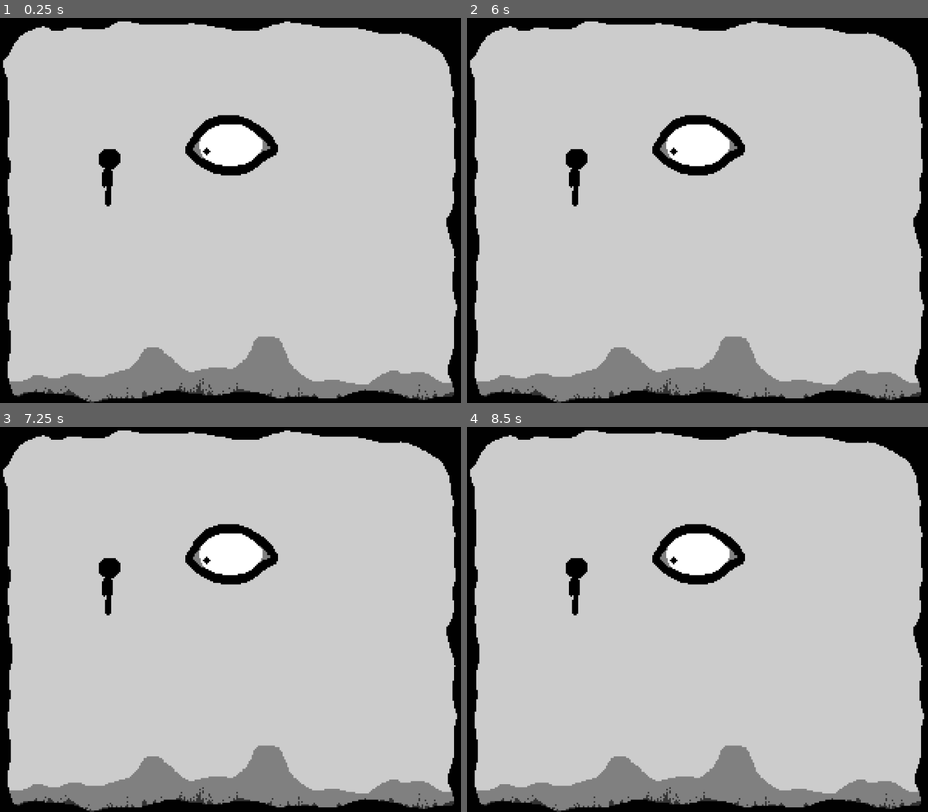
Above: before the commit, frames 1-4 (two rows, left to right).
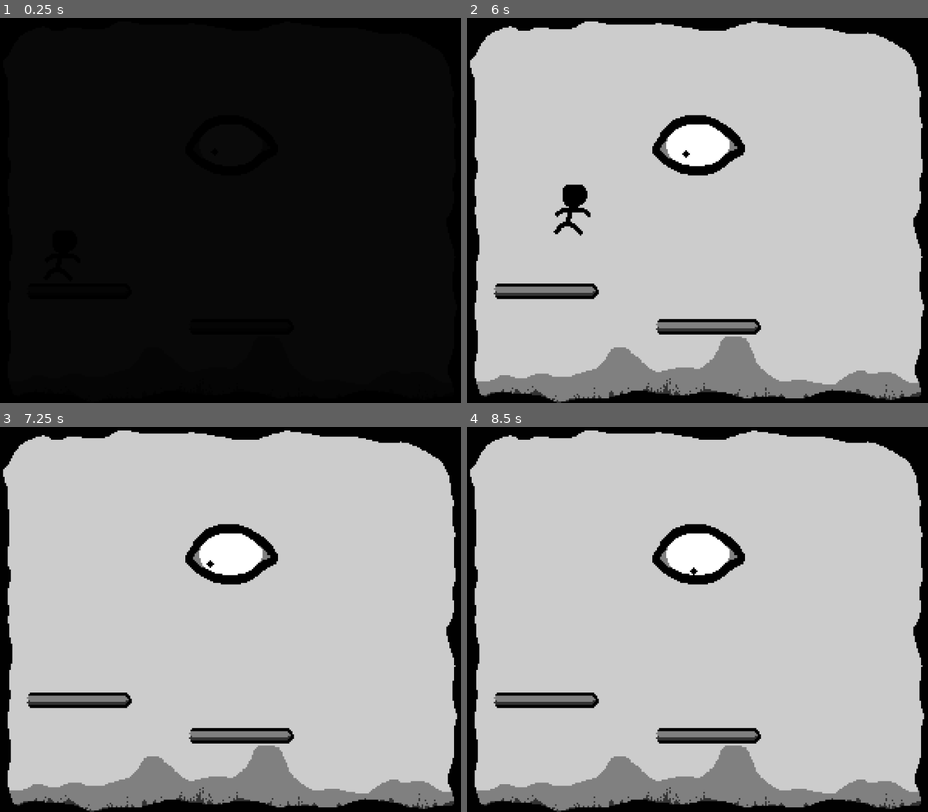
Above: after the commit, the same moments.

Repository: optimisticlucio/sightstep
Game: Godot game, scene res://scenes/test_scene.tscn
Two runs of this game, one before a commit and one after it. Both use one fixed random seed, a clock stepped at 60 frames per second and the inputs below.
Inputs:
- Up to frame 1 (0.25 s): no input
- Up to frame 2 (6 s): tap Enter at 0.5, 2, 3.5 s; hold Space (jump) 0.53-1.28 s; hold D (right) 0.53-2.03 s; tap Space (jump) at 1.35, 1.52, 1.82, 2.85, 3.02, 3.32, 4.35, 4.52, 4.82, 5.85 s; hold A (left) 2.03-2.78 s; hold Space (jump) 2.03-2.78 s; hold D (right) 2.78-4.28 s; hold Space (jump) 3.53-4.28 s; hold A (left) 4.28-5.03 s; hold D (right) 5.03-5.78 s; hold Space (jump) 5.03-5.78 s; hold A (left) from 5.78 s (still down)
- Up to frame 3 (7.25 s): keep holding A (left); tap Space (jump) at 6.02, 6.32 s; hold Space (jump) from 6.53 s (still down)
- Up to frame 4 (8.5 s): release A (left) at 7.28 s; release Space (jump) at 7.28 s; hold D (right) from 7.28 s (still down); tap Space (jump) at 7.35, 7.52, 7.82 s; hold Space (jump) from 8.03 s (still down)

The runs differ from the first frame. In frame 1, 90% of the frame differs, in the area x 0-100%, y 0-100%; in frame 2, 2.6%; in frame 3, 2.2%; in frame 4, 2.2%.

Commit message:
more progress

Diff:
--- /dev/null
+++ b/scenes/audio_handler.tscn
@@ -0,0 +1,121 @@
+[gd_scene load_steps=7 format=3 uid="uid://dhiqw3h85hlb0"]
+
+[ext_resource type="Script" uid="uid://cqg07x8bts80s" path="res://scripts/audio_handler.gd" id="1_7fwcy"]
+[ext_resource type="AudioStream" uid="uid://ddluak1lhir18" path="res://assets/sfx/air_extractor_fan.wav" id="1_m0grf"]
+[ext_resource type="AudioStream" uid="uid://gy6ch0lns5cr" path="res://assets/sfx/flourescent_light.wav" id="2_7fwcy"]
+
+[sub_resource type="Animation" id="Animation_7fwcy"]
+length = 0.001
+tracks/0/type = "value"
+tracks/0/imported = false
+tracks/0/enabled = true
+tracks/0/path = NodePath("AirExtractorFan:volume_db")
+tracks/0/interp = 1
+tracks/0/loop_wrap = true
+tracks/0/keys = {
+"times": PackedFloat32Array(0),
+"transitions": PackedFloat32Array(1),
+"update": 0,
+"values": [-30.0]
+}
+
+[sub_resource type="Animation" id="Animation_m0grf"]
+resource_name = "light_flicker"
+length = 10.0
+step = 0.01
+tracks/0/type = "audio"
+tracks/0/imported = false
+tracks/0/enabled = true
+tracks/0/path = NodePath("LightHandler/light_noise")
+tracks/0/interp = 1
+tracks/0/loop_wrap = true
+tracks/0/keys = {
+"clips": [{
+"end_offset": 0.0,
+"start_offset": 0.0,
+"stream": ExtResource("2_7fwcy")
+}],
+"times": PackedFloat32Array(0)
+}
+tracks/0/use_blend = true
+tracks/1/type = "method"
+tracks/1/imported = false
+tracks/1/enabled = true
+tracks/1/path = NodePath(".")
+tracks/1/interp = 1
+tracks/1/loop_wrap = true
+tracks/1/keys = {
+"times": PackedFloat32Array(0.471343, 0.657972, 0.756688, 0.790179, 0.954837, 1.01141, 1.14134, 1.35219, 1.45052, 1.6261, 1.95359, 7.28751),
+"transitions": PackedFloat32Array(1, 1, 1, 1, 1, 1, 1, 1, 1, 1, 1, 1),
+"values": [{
+"args": [],
+"method": &"lights_on"
+}, {
+"args": [],
+"method": &"lights_off"
+}, {
+"args": [],
+"method": &"lights_on"
+}, {
+"args": [],
+"method": &"lights_off"
+}, {
+"args": [],
+"method": &"lights_on"
+}, {
+"args": [],
+"method": &"lights_off"
+}, {
+"args": [],
+"method": &"lights_on"
+}, {
+"args": [],
+"method": &"lights_off"
+}, {
+"args": [],
+"method": &"lights_on"
+}, {
+"args": [],
+"method": &"lights_off"
+}, {
+"args": [],
+"method": &"lights_on"
+}, {
+"args": [],
+"method": &"lights_off"
+}]
+}
+tracks/2/type = "value"
+tracks/2/imported = false
+tracks/2/enabled = true
+tracks/2/path = NodePath("AirExtractorFan:volume_db")
+tracks/2/interp = 1
+tracks/2/loop_wrap = true
+tracks/2/keys = {
+"times": PackedFloat32Array(1.28798, 7.29186),
+"transitions": PackedFloat32Array(1.56917, 1),
+"update": 0,
+"values": [-40.0, -35.0]
+}
+
+[sub_resource type="AnimationLibrary" id="AnimationLibrary_wtsjf"]
+_data = {
+&"RESET": SubResource("Animation_7fwcy"),
+&"light_flicker": SubResource("Animation_m0grf")
+}
+
+[node name="audio_handler" type="Node2D"]
+script = ExtResource("1_7fwcy")
+
+[node name="AirExtractorFan" type="AudioStreamPlayer" parent="."]
+stream = ExtResource("1_m0grf")
+volume_db = -30.0
+autoplay = true
+
+[node name="LightHandler" type="AnimationPlayer" parent="."]
+libraries = {
+&"": SubResource("AnimationLibrary_wtsjf")
+}
+
+[node name="light_noise" type="AudioStreamPlayer" parent="LightHandler"]
+volume_db = -4.0
--- /dev/null
+++ b/scenes/game_manager.tscn
@@ -0,0 +1,6 @@
+[gd_scene load_steps=2 format=3 uid="uid://5m7i5gv57be"]
+
+[ext_resource type="Script" uid="uid://dq6ikc4h4yhho" path="res://scripts/game_manager.gd" id="1_hwd4i"]
+
+[node name="GameManager" type="Node"]
+script = ExtResource("1_hwd4i")
--- a/scenes/player.tscn
+++ b/scenes/player.tscn
@@ -1,7 +1,8 @@
-[gd_scene load_steps=8 format=3 uid="uid://blwjndffwixjc"]
+[gd_scene load_steps=11 format=3 uid="uid://blwjndffwixjc"]
 
 [ext_resource type="Texture2D" uid="uid://cbjtrm18y5j84" path="res://assets/img/character_spritesheet.png" id="1_3vyb7"]
 [ext_resource type="Script" uid="uid://dh0ii4q4qr5jf" path="res://scripts/player.gd" id="1_g2els"]
+[ext_resource type="AudioStream" uid="uid://bacjhy7c5p8mj" path="res://assets/sfx/steps.ogg" id="3_qhqgy"]
 
 [sub_resource type="AtlasTexture" id="AtlasTexture_qhqgy"]
 atlas = ExtResource("1_3vyb7")
@@ -11,9 +12,17 @@
 atlas = ExtResource("1_3vyb7")
 region = Rect2(0, 0, 24, 42)
 
+[sub_resource type="AtlasTexture" id="AtlasTexture_tuyoq"]
+atlas = ExtResource("1_3vyb7")
+region = Rect2(0, 42, 24, 42)
+
 [sub_resource type="AtlasTexture" id="AtlasTexture_dqkch"]
 atlas = ExtResource("1_3vyb7")
 region = Rect2(24, 0, 24, 42)
+
+[sub_resource type="AtlasTexture" id="AtlasTexture_qlg0r"]
+atlas = ExtResource("1_3vyb7")
+region = Rect2(48, 0, 24, 42)
 
 [sub_resource type="SpriteFrames" id="SpriteFrames_qhqgy"]
 animations = [{
@@ -35,6 +44,14 @@
 }, {
 "frames": [{
 "duration": 1.0,
+"texture": SubResource("AtlasTexture_tuyoq")
+}],
+"loop": true,
+"name": &"hop",
+"speed": 5.0
+}, {
+"frames": [{
+"duration": 1.0,
 "texture": SubResource("AtlasTexture_g2els")
 }],
 "loop": true,
@@ -48,6 +65,14 @@
 "loop": true,
 "name": &"look_up",
 "speed": 5.0
+}, {
+"frames": [{
+"duration": 1.0,
+"texture": SubResource("AtlasTexture_qlg0r")
+}],
+"loop": true,
+"name": &"walk_right",
+"speed": 5.0
 }]
 
 [sub_resource type="CapsuleShape2D" id="CapsuleShape2D_3vyb7"]
@@ -59,10 +84,11 @@
 
 [node name="AnimatedSprite2D" type="AnimatedSprite2D" parent="."]
 sprite_frames = SubResource("SpriteFrames_qhqgy")
-animation = &"idle"
+autoplay = "default"
 
 [node name="CollisionShape2D" type="CollisionShape2D" parent="."]
 position = Vector2(0, 2)
 shape = SubResource("CapsuleShape2D_3vyb7")
 
 [node name="AudioStreamPlayer" type="AudioStreamPlayer2D" parent="."]
+stream = ExtResource("3_qhqgy")
--- /dev/null
+++ b/scenes/single_floor.tscn
@@ -0,0 +1,14 @@
+[gd_scene load_steps=3 format=3 uid="uid://dajby8g5mfyii"]
+
+[ext_resource type="Texture2D" uid="uid://c638pvljusp1" path="res://assets/img/floor.png" id="1_8g3xg"]
+
+[sub_resource type="RectangleShape2D" id="RectangleShape2D_8g3xg"]
+size = Vector2(68, 10)
+
+[node name="SingleFloor" type="StaticBody2D"]
+
+[node name="Floor" type="Sprite2D" parent="."]
+texture = ExtResource("1_8g3xg")
+
+[node name="CollisionShape2D" type="CollisionShape2D" parent="."]
+shape = SubResource("RectangleShape2D_8g3xg")
--- a/scenes/test_scene.tscn
+++ b/scenes/test_scene.tscn
@@ -1,11 +1,20 @@
-[gd_scene load_steps=5 format=3 uid="uid://cpn56ahbw385k"]
+[gd_scene load_steps=8 format=3 uid="uid://cpn56ahbw385k"]
 
+[ext_resource type="PackedScene" uid="uid://5m7i5gv57be" path="res://scenes/game_manager.tscn" id="1_3qnke"]
 [ext_resource type="Texture2D" uid="uid://chrdbqa8noup2" path="res://assets/img/backwall.png" id="1_j8ivh"]
 [ext_resource type="PackedScene" uid="uid://4llooyp2638m" path="res://scenes/eyeball.tscn" id="2_7ddre"]
 [ext_resource type="Texture2D" uid="uid://crf7umrvm2upo" path="res://assets/img/overlay.png" id="2_nd71p"]
 [ext_resource type="PackedScene" uid="uid://blwjndffwixjc" path="res://scenes/player.tscn" id="4_7ddre"]
+[ext_resource type="PackedScene" uid="uid://dhiqw3h85hlb0" path="res://scenes/audio_handler.tscn" id="5_qjeyg"]
+[ext_resource type="PackedScene" uid="uid://dajby8g5mfyii" path="res://scenes/single_floor.tscn" id="6_wtsjf"]
 
 [node name="TestScene" type="Node2D"]
+
+[node name="GameManager" parent="." node_paths=PackedStringArray("lights_handler", "player", "evil_thing", "blackout_rect") instance=ExtResource("1_3qnke")]
+lights_handler = NodePath("../AudioHandler")
+player = NodePath("../Player")
+evil_thing = NodePath("../Eyeball")
+blackout_rect = NodePath("../BlackoutRect")
 
 [node name="Backwall" type="Sprite2D" parent="."]
 scale = Vector2(3, 3)
@@ -18,10 +27,27 @@
 player = NodePath("../Player")
 
 [node name="Player" parent="." instance=ExtResource("4_7ddre")]
-position = Vector2(213, 305)
+position = Vector2(120, 377)
 scale = Vector2(3, 3)
 
 [node name="Overlay" type="Sprite2D" parent="."]
 scale = Vector2(3, 3)
 texture = ExtResource("2_nd71p")
 centered = false
+
+[node name="SingleFloor2" parent="." instance=ExtResource("6_wtsjf")]
+position = Vector2(469, 602)
+scale = Vector2(3, 3)
+
+[node name="SingleFloor" parent="." instance=ExtResource("6_wtsjf")]
+position = Vector2(154, 533)
+scale = Vector2(3, 3)
+
+[node name="AudioHandler" parent="." instance=ExtResource("5_qjeyg")]
+
+[node name="BlackoutRect" type="ColorRect" parent="."]
+offset_left = -5.0
+offset_top = -6.0
+offset_right = 904.0
+offset_bottom = 753.0
+color = Color(0, 0, 0, 0.960784)
--- /dev/null
+++ b/scripts/audio_handler.gd
@@ -0,0 +1,23 @@
+class_name LightsHandler
+extends Node2D
+
+var lights_off_function: Callable;
+var lights_on_function: Callable;
+
+var lights_are_on: bool = false;
+
+@onready var animation_handler: AnimationPlayer = $LightHandler;
+
+# Supposed to be ran when the lights are turned on
+func lights_on():
+	lights_on_function.call();
+	lights_are_on = true;
+
+# Supposed to be ran when the lights are turned off
+func lights_off():
+	lights_off_function.call();
+	lights_are_on = false;
+
+# Starts the lights on animation.
+func turn_lights_on():
+	animation_handler.play("light_flicker");
--- a/scripts/eyeball.gd
+++ b/scripts/eyeball.gd
@@ -10,9 +10,9 @@
 # Aligns the eyeball to look at the player's current location.
 func align_eyeball():
 	# This limit is because the sprite dimensions are larger than the actual eyeball.
-	var length_limit = 14;
+	var length_limit = 11;
 	# Dampener gives false feeling of distance in cases where the player is right next to the eyeball
-	var vector_dampener = 0.8;
+	var vector_dampener = 0.1;
 
 	var eyeball_height = $Eyeball.texture.get_height() * $Eyeball.scale.y * self.scale.y;
 	var eyeball_width = $Eyeball.texture.get_width() * $Eyeball.scale.x * self.scale.x;
@@ -21,8 +21,8 @@
 	var vector_to_player_for_circular_eyeball = Vector2(vector_to_player.x * eyeball_height / eyeball_width / self.scale.x, vector_to_player.y / self.scale.y);
 
 	# Align eyeball within given limits.
-	if (vector_to_player_for_circular_eyeball.length() > length_limit):
-		vector_to_player_for_circular_eyeball = vector_to_player_for_circular_eyeball.normalized() * length_limit;
+	if (vector_to_player_for_circular_eyeball.length() > length_limit / vector_dampener):
+		vector_to_player_for_circular_eyeball = vector_to_player_for_circular_eyeball.normalized() * length_limit / vector_dampener;
 
 	vector_to_player = Vector2(vector_to_player_for_circular_eyeball.x * eyeball_width / eyeball_height, vector_to_player_for_circular_eyeball.y);
 	vector_to_player *= vector_dampener;
--- /dev/null
+++ b/scripts/game_manager.gd
@@ -0,0 +1,35 @@
+class_name GameManager
+extends Node
+
+@export var lights_handler: LightsHandler;
+@export var player: Player;
+@export var evil_thing: EvilThing;
+@export var blackout_rect: ColorRect; # The rectangle that blacks out the whole screen.
+
+var time_to_lights: float = 5; # The time left until the lights are turned on again.
+
+func _ready() -> void:
+	blackout_rect.visible = !lights_handler.lights_are_on;
+
+	lights_handler.lights_off_function = func():
+		blackout_rect.visible = true;
+	lights_handler.lights_on_function = func():
+		blackout_rect.visible = false;
+
+	evil_thing.player = player;
+
+func _process(delta):
+	time_to_lights -= delta;
+
+	if (time_to_lights < 0):
+		turn_lights_on();
+
+	if (lights_handler.lights_are_on):
+		evil_thing.align_eyeball();
+
+func turn_lights_on() -> void:
+	lights_handler.turn_lights_on();
+
+	# Now set the time_to_lights something reasonable.
+	time_to_lights = lights_handler.animation_handler.current_animation_length
+	time_to_lights += randf_range(5, 10)
--- a/scripts/player.gd
+++ b/scripts/player.gd
@@ -1,5 +1,7 @@
 class_name Player
 extends CharacterBody2D
+
+signal initiated_movement;
 
 var state: PlayerState;
 @onready var audio_stream: AudioStreamPlayer2D = $AudioStreamPlayer
@@ -8,13 +10,18 @@
 func _ready():
 	state = InitialState.new(self);
 
+func _physics_process(delta):
+	state_tick(delta);
+
 # Acts out one frame of the state machine.
-func state_tick():
+func state_tick(delta):
 	var next_state = state.get_next_state();
 
 	if (next_state != state):
 		state.exit_state();
 		next_state.enter_state();
+		if (typeof(next_state) != typeof(InitialState)):
+			initiated_movement.emit();
 		state = next_state;
 
-	state.act_state();
+	state.act_state(delta);
--- a/scripts/player_state.gd
+++ b/scripts/player_state.gd
@@ -8,7 +8,7 @@
 func get_next_state() -> PlayerState:
 	return self;
 
-func act_state():
+func act_state(delta):
 	pass
 
 func enter_state():
--- a/scripts/player_states/crouching_state.gd
+++ b/scripts/player_states/crouching_state.gd
@@ -1,2 +1,21 @@
 class_name CrouchingState
 extends PlayerState
+
+func get_next_state() -> PlayerState:
+	#if (player.is_on_floor()):
+	#	return FallingState.new(self.player);
+	if (!Input.is_action_pressed("down")):
+		return InitialState.new(self.player);
+	#if (Input.is_action_pressed("jump")):
+	#	return JumpingState.new(self.player);
+
+	return self;
+
+func act_state(delta):
+	pass
+
+func enter_state():
+	self.player.animated_sprite.animation = "crouch";
+
+func exit_state():
+	pass
--- a/scripts/player_states/falling_state.gd
+++ b/scripts/player_states/falling_state.gd
@@ -1,2 +1,37 @@
 class_name FallingState
 extends PlayerState
+
+var _ascending_gravity: float = 1600; # Gravity applied going up
+var _descending_gravity: float = 2300; # Gravity applied going down
+var _max_downward_speed: float; #TODO : Max falling speed
+
+func _init(player: Player, initial_vector: Vector2 = Vector2.ZERO):
+	super._init(player);
+	player.velocity = initial_vector;
+
+func get_next_state() -> PlayerState:
+	if (player.is_on_floor()):
+		return InitialState.new(self.player);
+
+	return self;
+
+func act_state(delta):
+	var downward_gravity;
+
+	if (player.velocity.y > 0):
+		downward_gravity = _descending_gravity;
+	else:
+		downward_gravity = _ascending_gravity;
+
+	player.velocity.y += downward_gravity * delta;
+
+	player.move_and_slide()
+
+func enter_state():
+	self.player.animated_sprite.animation = "hop";
+
+func exit_state():
+	var landing_noise = preload("res://assets/sfx/landing.wav")
+
+	player.audio_stream.stream = landing_noise
+	player.audio_stream.play()
--- a/scripts/player_states/initial_state.gd
+++ b/scripts/player_states/initial_state.gd
@@ -2,16 +2,18 @@
 extends PlayerState
 
 func get_next_state() -> PlayerState:
+	if (!player.is_on_floor()):
+		return FallingState.new(self.player);
 	if (Input.is_action_pressed("down")):
 		return CrouchingState.new(self.player);
-	if (Input.is_action_pressed("space")):
+	if (Input.is_action_pressed("jump")):
 		return JumpingState.new(self.player);
 	if (Input.is_action_pressed("right") != Input.is_action_pressed("left")):
 		return WalkingState.new(self.player, Input.is_action_pressed("right"))
 
 	return self;
 
-func act_state():
+func act_state(delta):
 	pass
 
 func enter_state():
--- a/scripts/player_states/jumping_state.gd
+++ b/scripts/player_states/jumping_state.gd
@@ -1,2 +1,5 @@
 class_name JumpingState
 extends FallingState
+
+func _init(player: Player, horizontal_velocity: float = 0):
+	super._init(player, Vector2(horizontal_velocity,-600));
--- a/scripts/player_states/walking_state.gd
+++ b/scripts/player_states/walking_state.gd
@@ -1,5 +1,34 @@
 class_name WalkingState
 extends PlayerState
 
+var _walking_speed: float = 400; # The speed at which the player moves in any direction.
+var facing_right: float;
+
 func _init(player: Player, facing_right: bool):
 	super._init(player);
+	self.facing_right = facing_right;
+
+func get_next_state() -> PlayerState:
+	if (!player.is_on_floor()):
+		return FallingState.new(self.player, Vector2(_walking_speed * (1 if facing_right else -1), 0));
+	if ((!Input.is_action_pressed("right") && facing_right) || (!Input.is_action_pressed("left") && !facing_right)):
+		return InitialState.new(self.player)
+	if (Input.is_action_pressed("jump")):
+		return JumpingState.new(self.player, _walking_speed*4/5 * (1 if facing_right else -1))
+
+	return self;
+
+func act_state(delta):
+	player.move_and_slide()
+
+func enter_state():
+	player.animated_sprite.animation = "walk_right";
+	player.velocity = Vector2(_walking_speed * (1 if facing_right else -1), 0)
+
+	var stream = preload("res://assets/sfx/steps.ogg")
+	stream.loop = true
+	player.audio_stream.stream = stream
+	player.audio_stream.play()
+
+func exit_state():
+	player.audio_stream.stop()
Binary file added: assets/img/floor.png
Not shown, added: assets/img/floor.png.import
Binary file added: assets/img/floors.png
Not shown, added: assets/img/floors.png.import
Not shown, added: assets/sfx/air_extractor_fan.wav.import
Not shown, added: assets/sfx/flourescent_light.wav.import
Not shown, added: assets/sfx/landing.wav.import
Not shown, added: scripts/audio_handler.gd.uid
Not shown, added: scripts/game_manager.gd.uid
Not shown, added: assets/sfx/air_extractor_fan.wav
Not shown, added: assets/sfx/flourescent_light.wav
Not shown, added: assets/sfx/landing.wav
